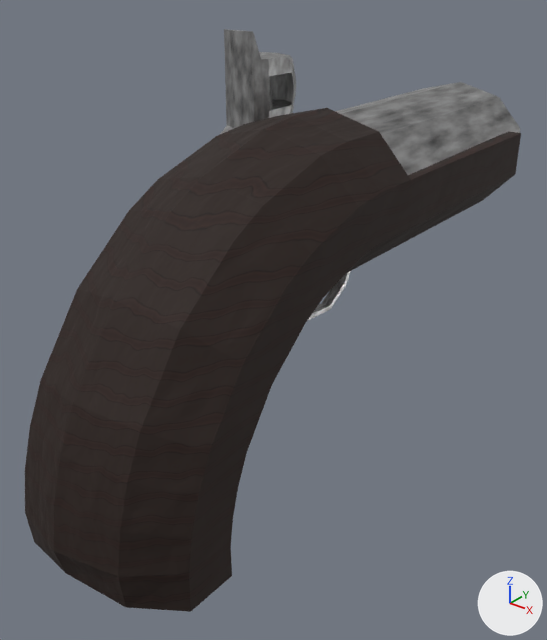
The Blender file Fase 2 parte 2/pistolProp.blend: old version first, new version second.
One viewpoint serves both versions: a 50 mm camera at (1.87, -1.62, 2.22) aimed at (-0.05, 0.78, 0.73). Every picture has the same lights, and +X, +Y and +Z are marked at lower right. The first picture is the older version.

The first picture shows 'canon', 'mango', 'recharger' and 1 more.
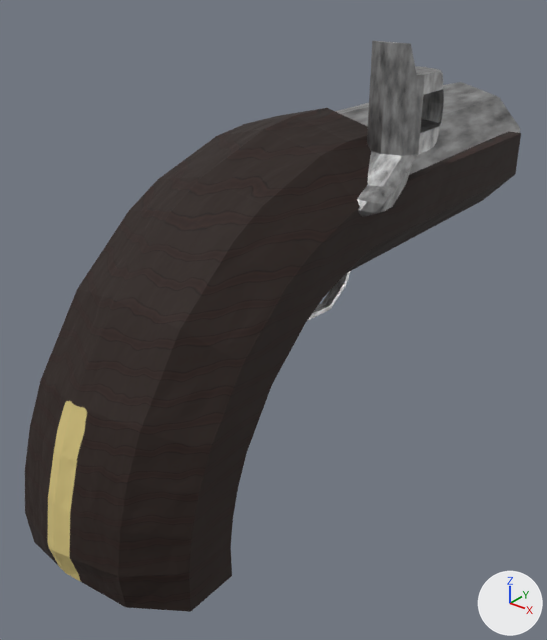
Commit message: update pistol prop

Boxes [x1, y1, x2, y2] around the edits, measured in the pictures (547 x 640 px):
'mango', surface changed: [44, 113, 447, 583] in both
'recharger', moved: before [221, 29, 296, 134]; after [357, 41, 444, 217]
part 1 of me_cilindro_002, surface changed: [51, 113, 447, 464] in both

Diff of the bpy script that builds the scene:
```diff
--- a/Fase 2 parte 2/pistolProp.blend.py
+++ b/Fase 2 parte 2/pistolProp.blend.py
@@ img_mangotransparente_png @@
+img_mangotransparente_png = load_image('mangoTransparente.png', 'mangoTransparente.png', 1024, 1024, 'sRGB')
@@ mat_madera @@
 _e = n5.color_ramp.elements.new(0.275); _e.color = (0.0185, 0.00856, 0.0056, 1.0)
+n6 = _N.new('ShaderNodeTexImage'); n6.name = 'Imagen'
+n6.image = img_mangotransparente_png
+n7 = _N.new('ShaderNodeMix'); n7.name = 'Mezclar'
+n7.data_type = 'RGBA'
 _L.new(n0.outputs[0], n1.inputs[0])  # 'BSDF' to 'Surface'
@@ mat_madera @@
 n5 = _N.new('ShaderNodeValToRGB'); n5.name = 'Rampa de color'
 n0 = _N.new('ShaderNodeBsdfPrincipled'); n0.name = 'BSDF Principista'
 _L.new(n4.outputs[1], n5.inputs[0])  # 'Factor' to 'Factor'
-_L.new(n5.outputs[0], n0.inputs[0])  # 'Color' to 'Base Color'
+_L.new(n7.outputs[2], n0.inputs[0])  # 'Result' to 'Base Color'
+_L.new(n6.outputs[1], n7.inputs[0])  # 'Alpha' to 'Factor'
+_L.new(n5.outputs[0], n7.inputs[6])  # 'Color' to 'A'
+_L.new(n6.outputs[0], n7.inputs[7])  # 'Color' to 'B'
@@ me_cilindro_002 @@
 me_cilindro_002.from_pydata(...)  # 126 vertices, 115 faces; spans x -0.55..0.55, y -0.64..1.89, z 0.07..2.34
 # used by ob_mango; location = (-0.028, 2.352, 0.48); rotation_euler = (1.571, 0.0, 0.0), in degrees (90, 0, 0); scale = (0.778, 0.602, 1.22)
+# me_cilindro_002 part 1: texture (UV) coordinates of 85 of 115 faces, centred in x -0.55..0.55, y -0.57..1.83, z 0.54..2.21, changed; they spanned u 0.0..1.0, v 0.01..1.0 and now span u 0.0..1.0, v -0.01..0.86
 me_cilindro_002.materials.append(mat_madera)
@@ ob_recharger @@
 ob_recharger = bpy.data.objects.new('recharger', me_cilindro_004)
-ob_recharger.location = (-0.416, 1.065, 1.651)
+ob_recharger.location = (0.34, 1.065, 1.651)
 ob_recharger.rotation_euler = (0.0, 0.0, 4.712)  # degrees (0, 0, 270)
```
